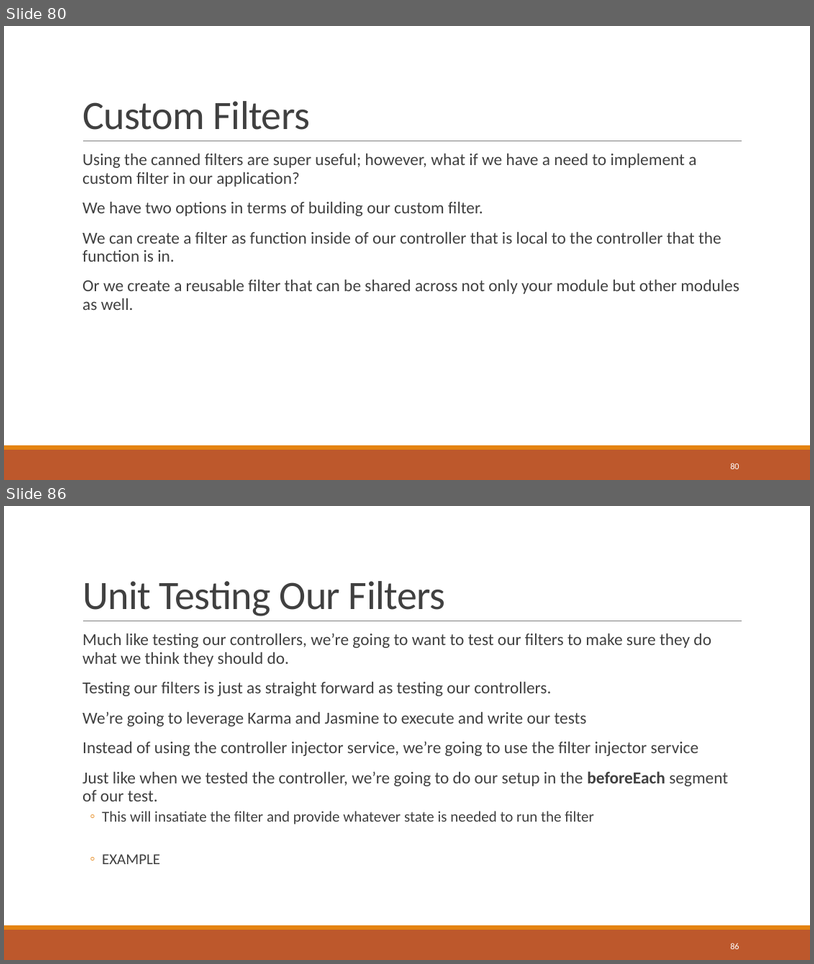
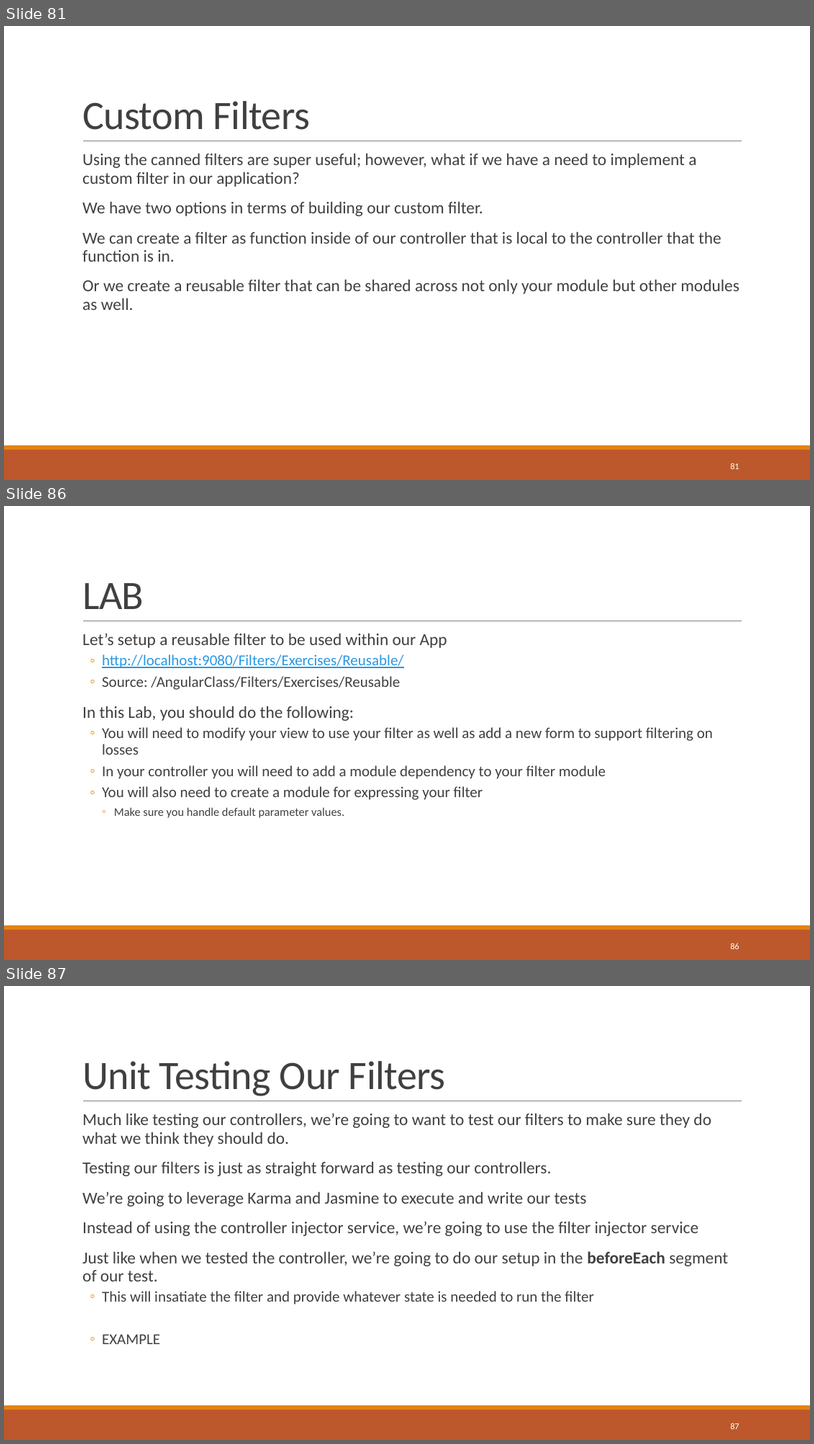
Before and after one commit to sbechtold/angularjs, a slide deck: materials/AngularJS.pptx. Shown one above the other, each under a label of ours: slides 80 and 86 before the commit, slides 81, 86 and 87 after it; the slides between them are not shown. The pictures are 814x964 and 814x1444 pixels, drawn with LibreOffice and Linux fonts; fonts in the diff are those of the drawing. Boxes give left, top, right and bottom in pixels: in the first picture for what was removed or moved away, otherwise in the second. Text is boxed around its words. In the diff, an @@ line names an element or a change of style, - is before the commit and + after.

```diff
--- a/materials/AngularJS.pptx
+++ b/materials/AngularJS.pptx
@@ slide 86 added at bbox=[4, 506, 810, 960], background #FFFFFF; not listed: 3 template elements that a slide beside it also shows @@
@@ title added at bbox=[82, 583, 144, 609], 48 pt, text #404040 @@
+LAB
@@ text added at bbox=[82, 633, 713, 818], 18 pt, text #404040 @@
+  Let’s setup a reusable filter to be used within our App
+  ◦ http://localhost:9080/Filters/Exercises/Reusable/
+  ◦ Source: /AngularClass/Filters/Exercises/Reusable
+  In this Lab, you should do the following:
+  ◦ You will need to modify your view to use your filter as well as add a new form to support filtering on losses
+  ◦ In your controller you will need to add a module dependency to your filter module
+  ◦ You will also need to create a module for expressing your filter
+    ◦ Make sure you handle default parameter values.
@@ page number added at bbox=[730, 942, 739, 949], 10.5 pt, text #FFFFFF @@
+86
@@ what was slide 80 is now slide 81 @@
@@ page number at bbox=[730, 462, 739, 469]: text changed @@
-80
+81
@@ what was slide 86 is now slide 87 @@
@@ page number at bbox=[730, 1422, 739, 1429]: text changed @@
-86
+87
```
Also in this commit, not shown: 7 slides changed, 2 other slides added, 2 slides removed, 22 other files.
